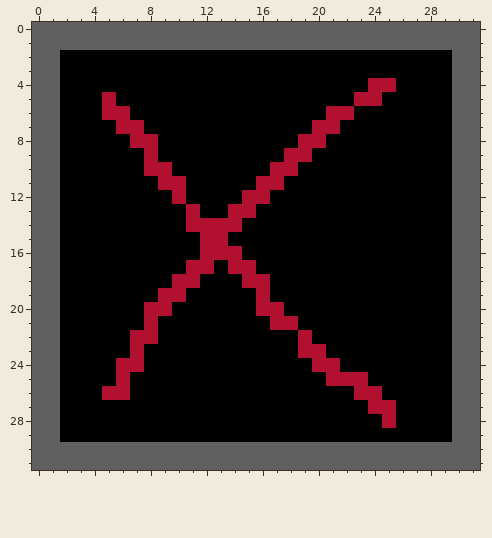
Edited in one commit: pixel-art file (assets/cell-mine.aseprite). The first picture shows the starting point.
32x32 pixels, 1 frame.
The same view after the edit:
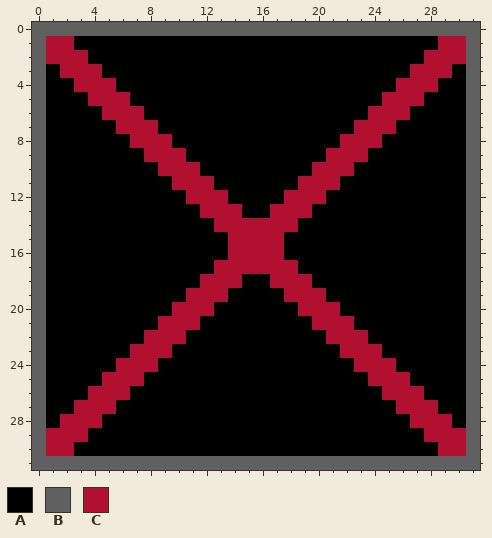
Palette (. is transparent): A #000000  B #606060  C #b21030
Difference:
The edit turns colour B into colour A in row 1 at x 3 to 28; in rows 3 to 28 at x 1 and 30; in row 30 at x 3 to 28.
The edit turns colour C into colour A in row 4 at x 24 to 25; in row 5 at x 23 to 24; in row 6 at x 21 to 22; in row 7 at x 20 to 21; in row 8 at x 19 to 20; in row 9 at x 18 to 19.
The edit turns colour C into colour A in row 10 at x 8 and 17 to 18; in row 11 at x 9 and 16 to 17; in row 12 at x 10 and 15 to 16; in row 13 at x 11 and 15; in row 14 at x 11 to 12; in rows 15 to 16 at x 12 to 13.
The edit turns colour C into colour A in row 17 at x 11 to 12; in row 18 at x 10 to 11 and 15 to 16; in row 19 at x 9 to 10 and 16; in row 20 at x 8 to 9 and 16 to 17; in row 21 at x 8 and 17 to 18; in row 22 at x 7 and 19.
The edit turns colour C into colour A in row 23 at x 19 to 20; in row 24 at x 20 to 21; in row 25 at x 21 to 23; in row 26 at x 23 to 24; in row 27 at x 24 to 25; in row 28 at x 25.
The edit turns colour A into colour C in row 2 at x 2 to 3 and 28 to 29; in row 3 at x 2 to 4 and 27 to 29; in row 4 at x 3 to 5 and 26 to 28; in row 5 at x 4, 6 and 25 to 27; in row 6 at x 7 and 24 to 26; in row 7 at x 8 and 23 to 25.
The edit turns colour A into colour C in row 8 at x 9 and 22 to 24; in row 9 at x 9 to 10 and 21 to 23; in row 10 at x 10 to 11 and 20 to 22; in row 11 at x 11 to 12 and 19 to 21; in row 12 at x 11 to 13 and 18 to 20; in row 13 at x 12 to 13 and 17 to 19.
The edit turns colour A into colour C in row 14 at x 15 to 18; in row 15 at x 14 to 17; in row 16 at x 15 to 17; in row 17 at x 13 and 16 to 18; in row 18 at x 12 to 14 and 17 to 19; in row 19 at x 11 to 13 and 18 to 20.
The edit turns colour A into colour C in row 20 at x 10 to 12 and 19 to 21; in row 21 at x 9 to 11 and 20 to 22; in row 22 at x 9 to 10 and 21 to 23; in row 23 at x 8 to 9 and 22 to 24; in row 24 at x 8 and 23 to 25; in row 25 at x 5, 7 and 24 to 26.
The edit turns colour A into colour C in row 26 at x 4 and 25 to 27; in row 27 at x 3 to 5 and 26 to 28; in row 28 at x 2 to 4 and 27 to 29; in row 29 at x 2 to 3 and 28 to 29.
The edit turns colour B into colour C in row 1 at x 1 to 2 and 29 to 30; in row 2 at x 1 and 30; in row 29 at x 1 and 30; in row 30 at x 1 to 2 and 29 to 30.
Pixel boxes of the changes (left, top, right, bottom) in both pictures:
changed: (46, 36, 466, 456)
